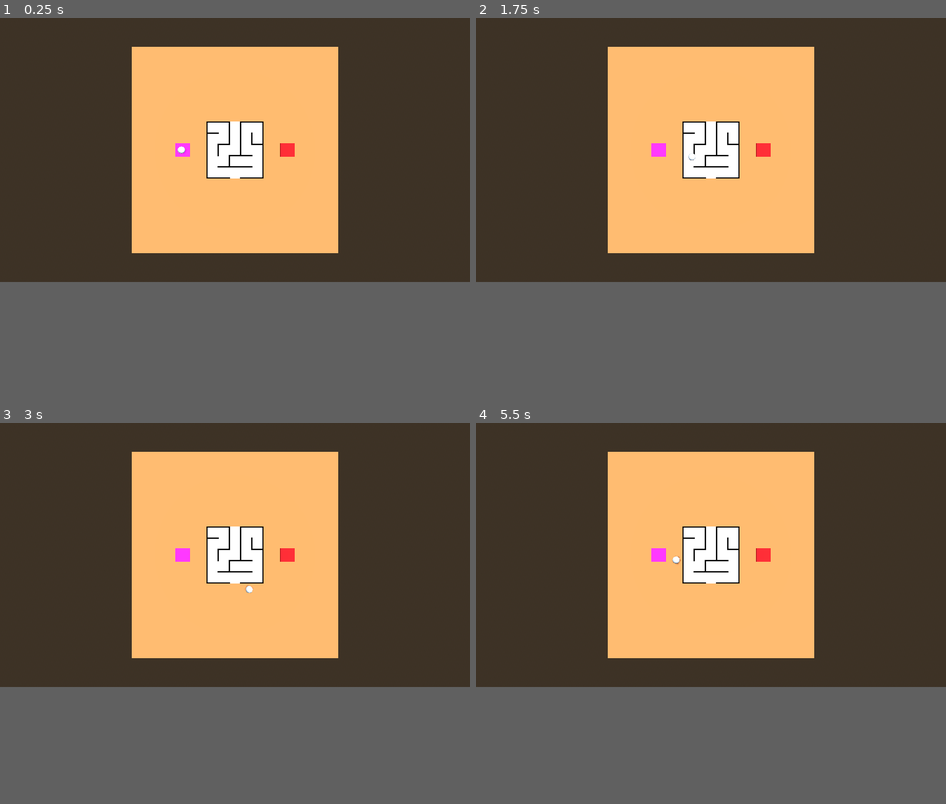
Above: before the commit, frames 1-4 (two rows, left to right).
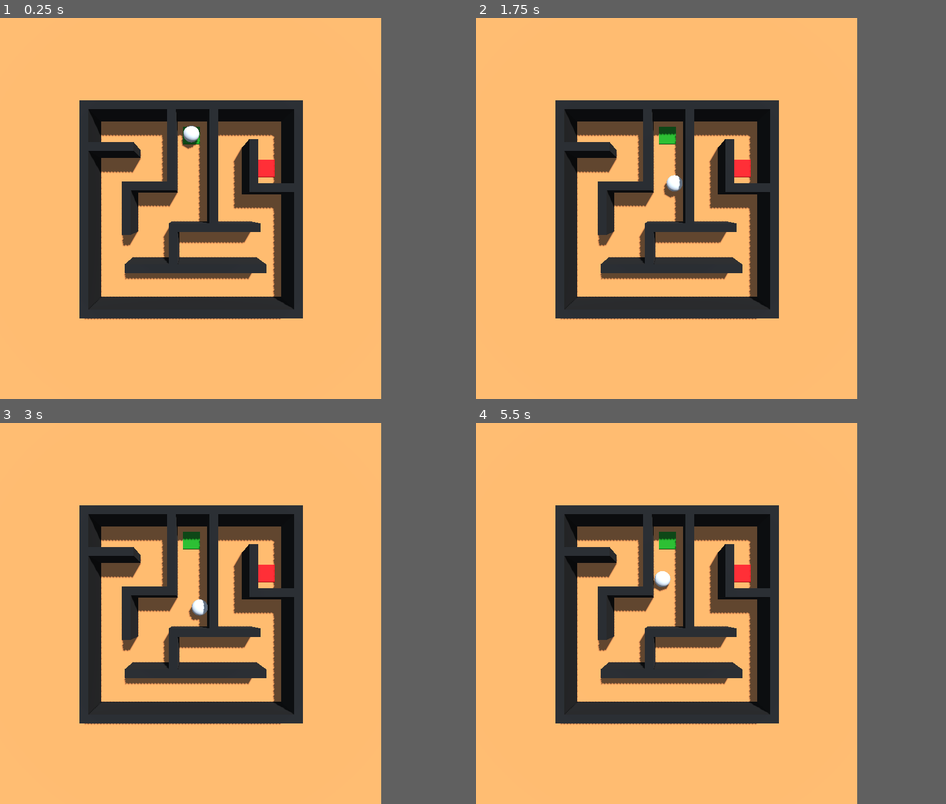
Above: after the commit, the same moments.

Repository: tautminas/sphere-in-a-maze
Game: Godot game, scene res://Level/level.tscn
Same seed, same stepped clock (60 frames per second), same inputs: the game is played once before the commit and once after it.
Inputs:
- Up to frame 1 (0.25 s): no input
- Up to frame 2 (1.75 s): tap Enter at 0.5 s; hold Right (right) 0.53-1.28 s; tap Space (jump) at 0.77, 1.52 s; hold Down (down) from 1.28 s (still down)
- Up to frame 3 (3 s): release Down (down) at 2.03 s; hold Right (right) 2.03-2.78 s; tap Space (jump) at 2.75 s; hold Up (up) from 2.78 s (still down)
- Up to frame 4 (5.5 s): tap Space (jump) at 3.02, 3.77, 4.52 s; release Up (up) at 3.53 s; hold Left (left) 3.53-5.03 s; tap Enter at 5 s; hold Down (down) from 5.03 s (still down)
The window is 799x449 before the commit and 648x648 after it. Grey fills any space a smaller window leaves; there, only what the larger window draws over its background counts as a difference.

The runs differ from the first frame. In frame 1, 43% of the frame differs, in the area x 0-82%, y 0-80%; in frame 2, 43%; in frame 3, 43%; in frame 4, 43%.

Commit message:
Add CSG walls for the maze level 1

Diff:
--- a/Level/level.tscn
+++ b/Level/level.tscn
@@ -20,10 +20,25 @@
 albedo_color = Color(0.580392, 0.368627, 0.196078, 0.823529)
 
 [sub_resource type="StandardMaterial3D" id="StandardMaterial3D_hvt0v"]
-albedo_color = Color(1, 0.0705882, 1, 1)
+albedo_color = Color(0.027451, 0.376471, 0.00392157, 1)
 
 [sub_resource type="StandardMaterial3D" id="StandardMaterial3D_4n4e1"]
 albedo_color = Color(1, 0, 0.0352941, 1)
+
+[sub_resource type="StandardMaterial3D" id="StandardMaterial3D_2ppxr"]
+albedo_color = Color(0, 0, 0, 1)
+
+[sub_resource type="StandardMaterial3D" id="StandardMaterial3D_lee3d"]
+albedo_color = Color(0, 0, 0, 1)
+
+[sub_resource type="StandardMaterial3D" id="StandardMaterial3D_svvog"]
+albedo_color = Color(0, 0, 0, 1)
+
+[sub_resource type="StandardMaterial3D" id="StandardMaterial3D_67d5s"]
+albedo_color = Color(0, 0, 0, 1)
+
+[sub_resource type="StandardMaterial3D" id="StandardMaterial3D_h3055"]
+albedo_color = Color(0, 0, 0, 1)
 
 [node name="Level" type="Node3D"]
 
@@ -41,25 +56,112 @@
 material = SubResource("StandardMaterial3D_0q7et")
 
 [node name="StartPad" type="CSGBox3D" parent="."]
-transform = Transform3D(1, 0, 0, 0, 1, 0, 0, 0, 1, -7.5, 0.2, 0)
+transform = Transform3D(1, 0, 0, 0, 1, 0, 0, 0, 1, 0.067, 0.05, -4.68)
 use_collision = true
-size = Vector3(2, 0.4, 2)
+size = Vector3(1.1, 0.1, 1.1)
 material = SubResource("StandardMaterial3D_hvt0v")
 
 [node name="EndPad" type="CSGBox3D" parent="." groups=["Goal"]]
-transform = Transform3D(1, 0, 0, 0, 1, 0, 0, 0, 1, 7.5, 0.2, 0)
+transform = Transform3D(1, 0, 0, 0, 1, 0, 0, 0, 1, 4.834, 0.05, -2.565)
 use_collision = true
-size = Vector3(2, 0.4, 2)
+size = Vector3(1.1, 0.1, 1.1)
 material = SubResource("StandardMaterial3D_4n4e1")
 script = ExtResource("1_r13av")
 file_path = "res://Level/level_2.tscn"
 
 [node name="Camera3D" type="Camera3D" parent="."]
-transform = Transform3D(1, 0, 0, 0, -4.37114e-08, 1, 0, -1, -4.37114e-08, 0, 25, 0)
+transform = Transform3D(1, 0, 0, 0, -4.37114e-08, 1, 0, -1, -4.37114e-08, 0, 16, 0)
 
 [node name="Player" parent="." instance=ExtResource("1_ouy0f")]
-transform = Transform3D(1, 0, 0, 0, 1, 0, 0, 0, 1, -7.5, 0.9, 0)
+transform = Transform3D(1, 0, 0, 0, 1, 0, 0, 0, 1, 0.046, 0.6, -4.617)
 
 [node name="MazeImage" type="Sprite3D" parent="."]
-transform = Transform3D(10, 0, 0, 0, -4.37114e-07, -10, 0, 10, -4.37114e-07, 0, 0.5, 0)
+transform = Transform3D(15, 0, 0, 0, -6.55671e-07, -15, 0, 15, -6.55671e-07, 0, 0.5, 0)
+visible = false
 texture = ExtResource("3_fvkbp")
+
+[node name="Walls" type="Node" parent="."]
+
+[node name="Wall1" type="CSGBox3D" parent="Walls"]
+transform = Transform3D(1, 0, 0, 0, 1, 0, 0, 0, 1, -6.00839, 1, 0)
+use_collision = true
+size = Vector3(0.5, 2, 12)
+material = SubResource("StandardMaterial3D_2ppxr")
+
+[node name="Wall10" type="CSGBox3D" parent="Walls"]
+transform = Transform3D(1, 0, 0, 0, 1, 0, 0, 0, 1, 1.30396, 1, -2.34991)
+use_collision = true
+size = Vector3(0.5, 2, 6.5)
+material = SubResource("StandardMaterial3D_2ppxr")
+
+[node name="Wall11" type="CSGBox3D" parent="Walls"]
+transform = Transform3D(1, 0, 0, 0, 1, 0, 0, 0, 1, -1.07472, 1, -3.43671)
+use_collision = true
+size = Vector3(0.5, 2, 4.79727)
+material = SubResource("StandardMaterial3D_2ppxr")
+
+[node name="Wall12" type="CSGBox3D" parent="Walls"]
+transform = Transform3D(1, 0, 0, 0, 1, 0, 0, 0, 1, -3.6231, 1, -0.0156798)
+use_collision = true
+size = Vector3(0.5, 2, 3)
+material = SubResource("StandardMaterial3D_2ppxr")
+
+[node name="Wall13" type="CSGBox3D" parent="Walls"]
+transform = Transform3D(1, 0, 0, 0, 1, 0, 0, 0, 1, 3.55848, 1, -2.41432)
+use_collision = true
+size = Vector3(0.5, 2, 3)
+material = SubResource("StandardMaterial3D_2ppxr")
+
+[node name="Wall14" type="CSGBox3D" parent="Walls"]
+transform = Transform3D(1, 0, 0, 0, 1, 0, 0, 0, 1, -0.97608, 1, 2.09163)
+use_collision = true
+size = Vector3(0.5, 2, 2.5)
+material = SubResource("StandardMaterial3D_2ppxr")
+
+[node name="Wall2" type="CSGBox3D" parent="Walls"]
+transform = Transform3D(1, 0, 0, 0, 1, 0, 0, 0, 1, 6.0955, 1, 0)
+use_collision = true
+size = Vector3(0.5, 2, 12)
+material = SubResource("StandardMaterial3D_lee3d")
+
+[node name="Wall3" type="CSGBox3D" parent="Walls"]
+transform = Transform3D(-4.37114e-08, 0, 1, 0, 1, 0, -1, 0, -4.37114e-08, 0.0170627, 1, 5.95052)
+use_collision = true
+size = Vector3(0.5, 2, 12.6)
+material = SubResource("StandardMaterial3D_svvog")
+
+[node name="Wall4" type="CSGBox3D" parent="Walls"]
+transform = Transform3D(-4.37114e-08, 0, 1, 0, 1, 0, -1, 0, -4.37114e-08, 0.0347297, 1, -5.85)
+use_collision = true
+size = Vector3(0.5, 2, 12.6)
+material = SubResource("StandardMaterial3D_67d5s")
+
+[node name="Wall5" type="CSGBox3D" parent="Walls"]
+transform = Transform3D(-4.37114e-08, 0, 1, 0, 1, 0, -1, 0, -4.37114e-08, 0.27116, 1, 3.4056)
+use_collision = true
+size = Vector3(0.5, 2, 8)
+material = SubResource("StandardMaterial3D_h3055")
+
+[node name="Wall6" type="CSGBox3D" parent="Walls"]
+transform = Transform3D(-4.37114e-08, 0, 1, 0, 1, 0, -1, 0, -4.37114e-08, 1.43351, 1, 1.08901)
+use_collision = true
+size = Vector3(0.5, 2, 5)
+material = SubResource("StandardMaterial3D_h3055")
+
+[node name="Wall7" type="CSGBox3D" parent="Walls"]
+transform = Transform3D(-4.37114e-08, 0, 1, 0, 1, 0, -1, 0, -4.37114e-08, 4.81896, 1, -1.17803)
+use_collision = true
+size = Vector3(0.5, 2, 3)
+material = SubResource("StandardMaterial3D_h3055")
+
+[node name="Wall8" type="CSGBox3D" parent="Walls"]
+transform = Transform3D(-4.37114e-08, 0, 1, 0, 1, 0, -1, 0, -4.37114e-08, -4.50972, 1, -3.49738)
+use_collision = true
+size = Vector3(0.5, 2, 2.6)
+material = SubResource("StandardMaterial3D_h3055")
+
+[node name="Wall9" type="CSGBox3D" parent="Walls"]
+transform = Transform3D(-4.37114e-08, 0, 1, 0, 1, 0, -1, 0, -4.37114e-08, -2.39883, 1, -1.27225)
+use_collision = true
+size = Vector3(0.5, 2, 2.5)
+material = SubResource("StandardMaterial3D_h3055")
--- a/player.gd
+++ b/player.gd
@@ -1,10 +1,10 @@
 extends RigidBody3D
 
 ## How much force to apply when moving on the floor.
-@export_range(750.0, 3000.0) var force_magnitude : float = 1000.0
+@export_range(750.0, 3000.0) var force_magnitude : float = 2750.0
 
 ## How much force to apply when jumping.
-@export var thrust: float = 1500.0
+@export var thrust: float = 2500.0
 
 # Called every frame. 'delta' is the elapsed time since the previous frame.
 func _process(delta: float) -> void:
--- a/project.godot
+++ b/project.godot
@@ -14,6 +14,10 @@
 run/main_scene="res://Level/level.tscn"
 config/features=PackedStringArray("4.2", "GL Compatibility")
 config/icon="res://icon.svg"
+
+[display]
+
+window/size/viewport_width=648
 
 [input]
 
Not shown: 1 places in Level/level.tscn that only renumber resources
